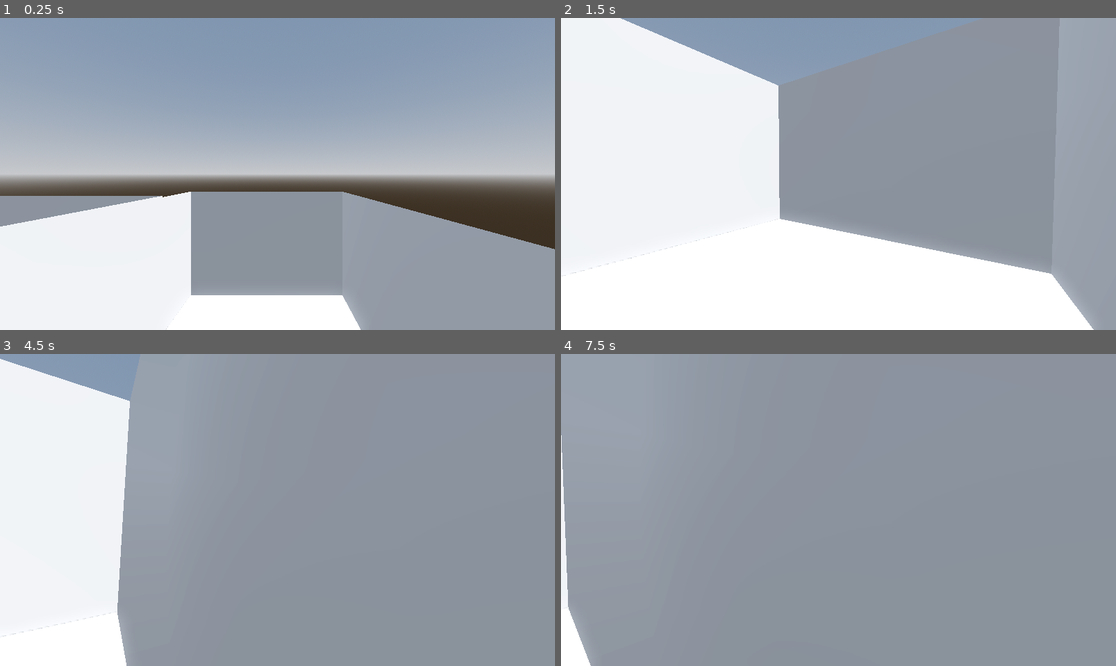
Above: before the commit, frames 1-4 (two rows, left to right).
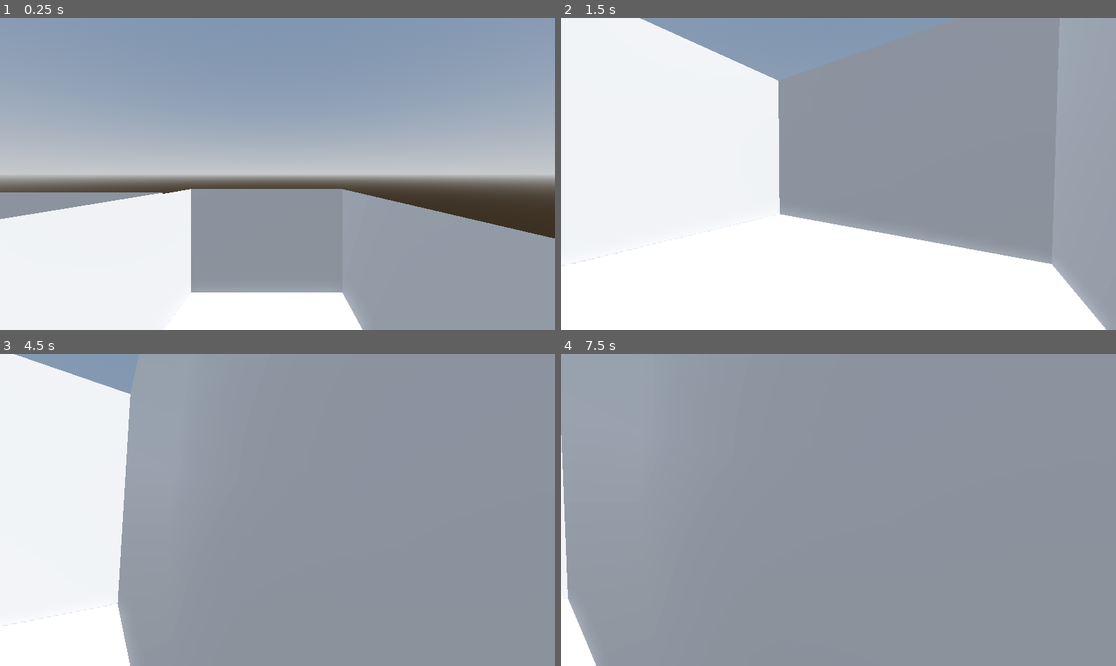
Above: after the commit, the same moments.

Repository: paxelotl/ace-jam-0
Game: Godot game, scene res://assets/scenes/main.tscn
The game is run twice, just before and just after one commit, with the same random seed, the same clock (stepped at 60 frames per second) and the same inputs.
Inputs (mouse positions are in pixels of both pictures, inside the frame that each line leads up to):
- Up to frame 1 (0.25 s): no input
- Up to frame 2 (1.5 s): tap Enter at 0.5 s; move the mouse to (866, 174) at 0.52 s; hold W (move_forward) from 0.53 s (still down); click (866, 174) at 0.67 s; move the mouse to (810, 174) at 1.27 s
- Up to frame 3 (4.5 s): keep holding W (move_forward); move the mouse to (288, 503) at 2.02 s; tap Space at 2.75, 4.25 s; move the mouse to (271, 516) at 2.77 s; click (271, 516) at 2.92 s; tap Enter at 3.5 s; move the mouse to (316, 513) at 3.52 s; move the mouse to (233, 506) at 4.27 s
- Up to frame 4 (7.5 s): move the mouse to (844, 510) at 5.02 s; click (844, 510) at 5.17 s; tap Enter at 5.75 s; move the mouse to (816, 503) at 5.77 s; release W (move_forward) at 5.78 s; hold D (move_right) 5.78-6.53 s; tap Space at 6.5 s; move the mouse to (866, 510) at 6.52 s; hold W (move_forward) from 6.53 s (still down); move the mouse to (810, 510) at 7.27 s; click (810, 510) at 7.42 s

The runs differ from the first frame. In frame 1, 2.2% of the frame differs, in the area x 0-100%, y 54-100%; in frame 2, 2.1%; in frame 3, 0.7%; in frame 4, 0.2%.

Commit message:
Make player shorter

Diff:
--- a/assets/scenes/player.tscn
+++ b/assets/scenes/player.tscn
@@ -4,7 +4,7 @@
 
 [sub_resource type="CapsuleShape3D" id="CapsuleShape3D_4e47a"]
 radius = 0.3
-height = 1.72
+height = 1.62
 
 [node name="player" type="CharacterBody3D"]
 script = ExtResource("1_fkgxi")
@@ -13,6 +13,6 @@
 shape = SubResource("CapsuleShape3D_4e47a")
 
 [node name="neck" type="Node3D" parent="."]
-transform = Transform3D(1, 0, 0, 0, 1, 0, 0, 0, 1, 0, 0.75, 0)
+transform = Transform3D(1, 0, 0, 0, 1, 0, 0, 0, 1, 0, 0.65, 0)
 
 [node name="camera" type="Camera3D" parent="neck"]
